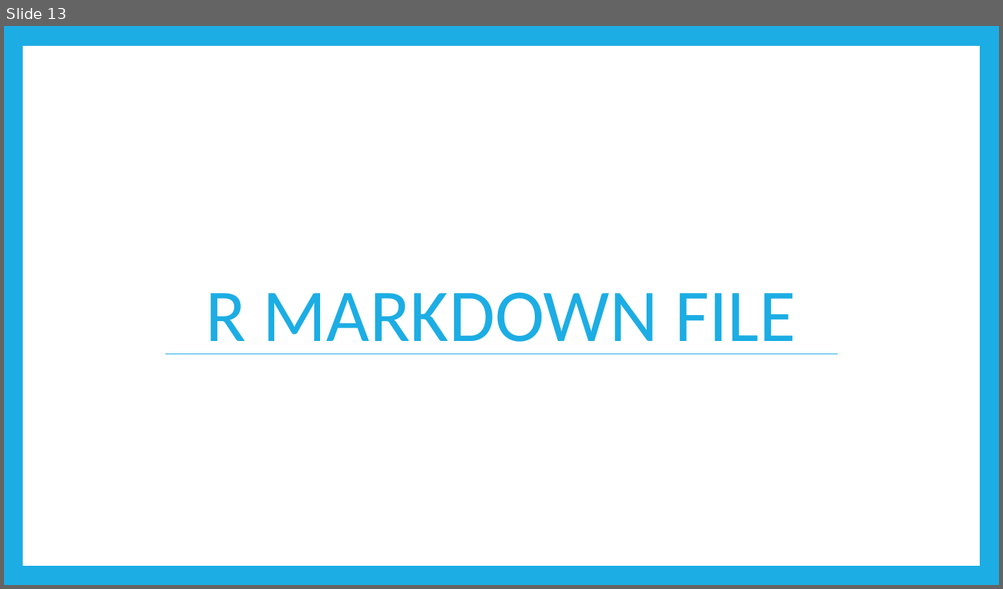
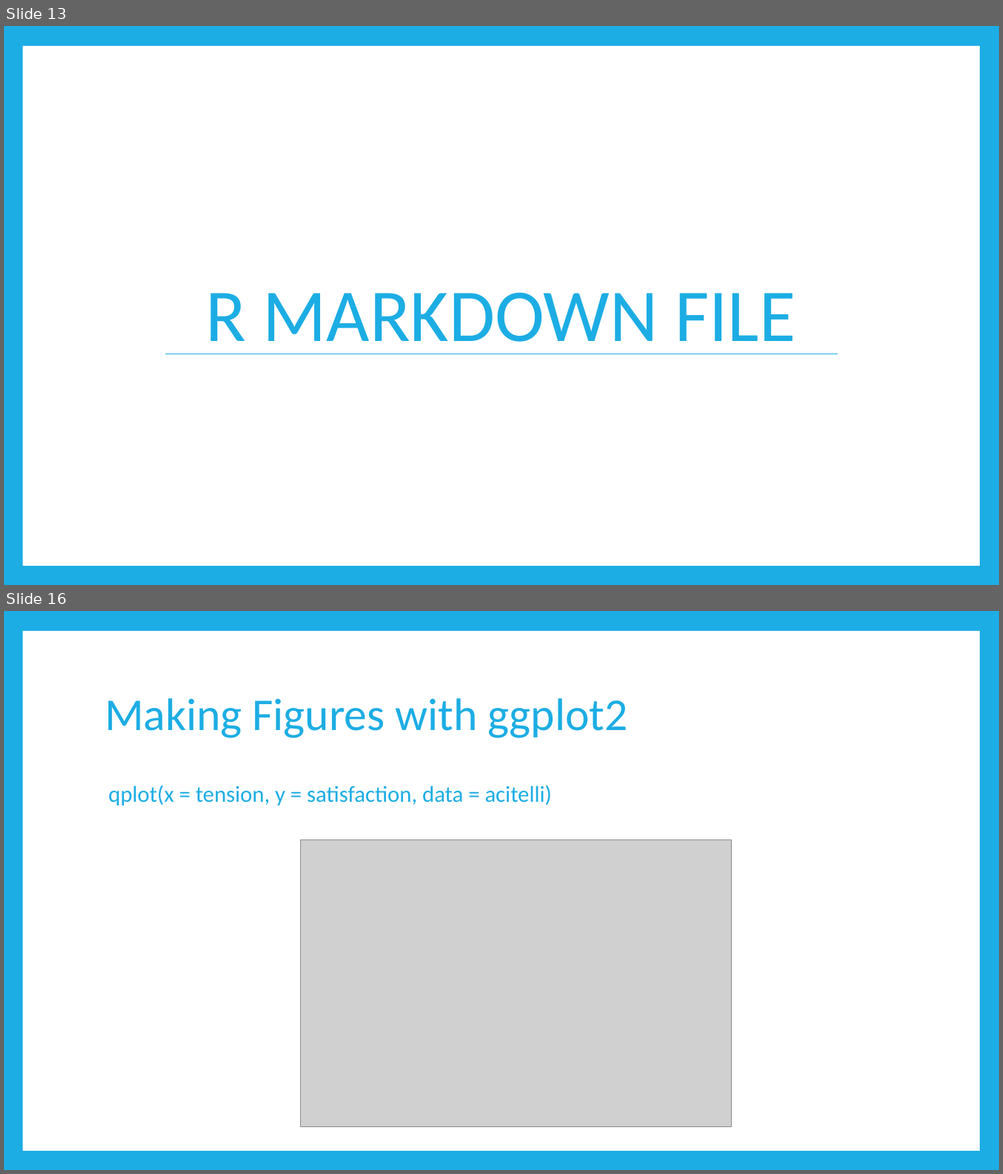
Before and after one commit to RandiLGarcia/smith-r-workshop, a slide deck: docs/Day 1 Slides.pptx. Shown one above the other, each under a label of ours: slide 13 before the commit, slides 13 and 16 after it; the slides between them are not shown. The pictures are 1003x589 and 1003x1174 pixels, drawn with LibreOffice and Linux fonts; fonts in the diff are those of the drawing; grey boxes stand for pictures. Boxes give left, top, right and bottom in pixels: in the first picture for what was removed or moved away, otherwise in the second. Text is boxed around its words. In the diff, an @@ line names an element or a change of style, - is before the commit and + after.

Commit message:
ggplot rmd and slides

```diff
--- a/docs/Day 1 Slides.pptx
+++ b/docs/Day 1 Slides.pptx
@@ slide 16 added at <box>4,611,999,1170</box>, background #1CADE4; not listed: 1 template element that a slide beside it also shows @@
@@ title added at <box>105,698,627,738</box>, 44 pt, text #1CADE4 @@
+Making Figures with ggplot2
@@ text added at <box>108,785,552,806</box>, 22 pt, text #1CADE4 @@
+qplot(x = tension, y = satisfaction, data = acitelli)
@@ picture added at <box>300,840,731,1127</box> @@
```
Also in this commit, not shown: 2 slides changed, 11 other slides added, 7 other files.
